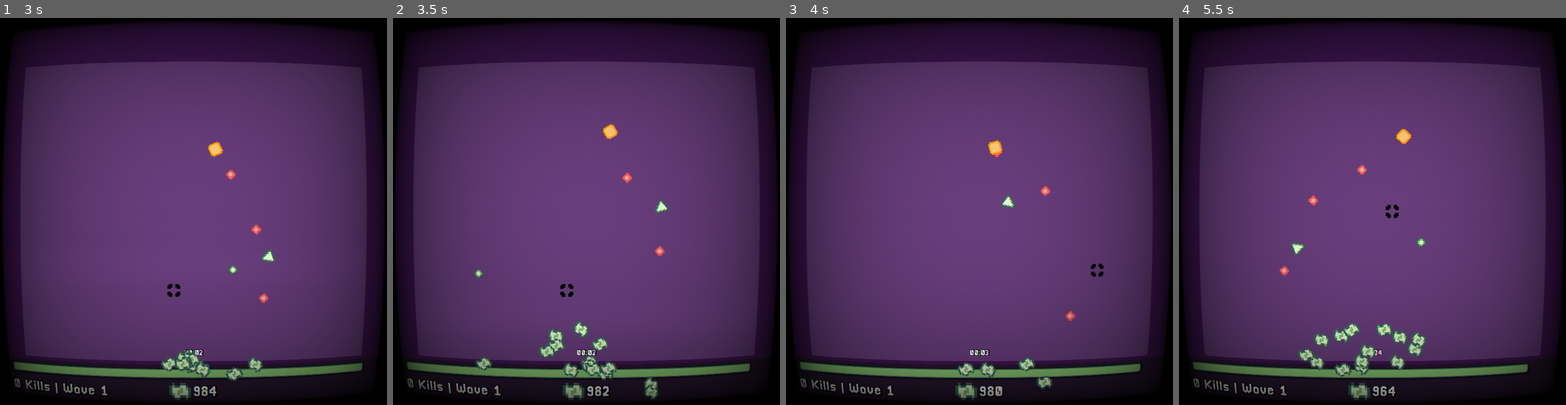
Above: before the commit, frames 1-4 (left to right).
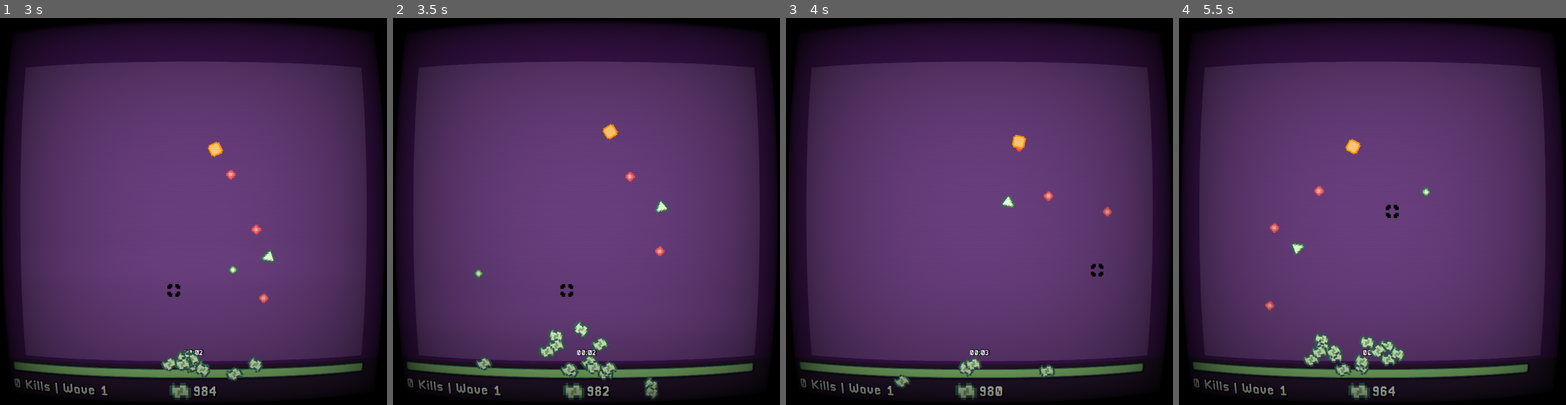
Above: after the commit, the same moments.

Repository: diamonddevv/nvcm-src
Game: Godot game, scene res://scene/main_menu.tscn
Same seed, same stepped clock (60 frames per second), same inputs: the game is played once before the commit and once after it.
Inputs (mouse positions are in pixels of both pictures, inside the frame that each line leads up to):
- Up to frame 1 (3 s): tap H at 0.5, 1.25 s; move the mouse to (278, 192) at 0.52 s; press the mouse at (278, 192) at 0.53 s; hold D (move_right) 0.53-1.28 s; move the mouse to (116, 230) at 1.27 s; release the mouse at (116, 230) at 1.28 s; hold S (move_down) 1.28-2.03 s; tap Space (space_action) at 1.35 s; move the mouse to (232, 126) at 2.02 s; hold D (move_right) 2.03-2.78 s; hold H 2.03-2.78 s; move the mouse to (174, 288) at 2.77 s; hold W (move_up) from 2.78 s (still down); click (174, 288) at 2.85 s
- Up to frame 2 (3.5 s): keep holding W (move_up)
- Up to frame 3 (4 s): move the mouse to (1095, 269) at 3.52 s; release W (move_up) at 3.53 s; hold A (move_left) from 3.53 s (still down); tap Space (space_action) at 3.6 s
- Up to frame 4 (5.5 s): move the mouse to (1256, 153) at 4.27 s; tap H at 4.35 s; move the mouse to (1391, 211) at 5.02 s; release A (move_left) at 5.03 s; press the mouse at (1391, 211) at 5.03 s; hold S (move_down) from 5.03 s (still down)

Frame 1 is identical in both runs. In frame 2, 0.3% of the frame differs, in the area x 43-94%, y 27-93%; in frame 3, 1.1%; in frame 4, 2.3%, in the area x 22-66%, y 28-92%.

Commit message:
new stuffs

Diff:
--- a/obj/menu/customise_panel.tscn
+++ b/obj/menu/customise_panel.tscn
@@ -78,21 +78,21 @@
 texture = ExtResource("2_drio1")
 expand_mode = 2
 
-[node name="WindowButtons" type="TextureRect" parent="WindowTop"]
+[node name="WindowButtons" type="TextureButton" parent="WindowTop"]
 layout_mode = 1
 anchors_preset = 6
 anchor_left = 1.0
 anchor_top = 0.5
 anchor_right = 1.0
 anchor_bottom = 0.5
-offset_left = -26.0
+offset_left = -95.0
 offset_top = -8.0
-offset_right = -10.0
+offset_right = -15.0
 offset_bottom = 8.0
 grow_horizontal = 0
 grow_vertical = 2
-texture = ExtResource("3_5egwg")
-expand_mode = 3
+texture_normal = ExtResource("3_5egwg")
+stretch_mode = 4
 
 [node name="CenterContainer" type="CenterContainer" parent="."]
 layout_mode = 1
@@ -121,7 +121,7 @@
 [node name="ScrollContainer" type="ScrollContainer" parent="CenterContainer/VBoxContainer"]
 custom_minimum_size = Vector2(650, 320)
 layout_mode = 2
-scroll_vertical = 368
+scroll_vertical = 100
 horizontal_scroll_mode = 0
 
 [node name="VBoxContainer" type="VBoxContainer" parent="CenterContainer/VBoxContainer/ScrollContainer"]
@@ -263,7 +263,7 @@
 text = "Cash at Start: "
 min = 100.0
 max = 5000.0
-step = 1.0
+step = 10.0
 start_value = 1000.0
 express_as_percentage = false
 
@@ -297,6 +297,15 @@
 [node name="Stat_Speed" parent="CenterContainer/VBoxContainer/ScrollContainer/VBoxContainer" instance=ExtResource("8_l12am")]
 layout_mode = 2
 text = "Speed: "
+min = 0.1
+max = 50.0
+step = 0.1
+start_value = 10.0
+express_as_percentage = false
+
+[node name="Stat_Damage" parent="CenterContainer/VBoxContainer/ScrollContainer/VBoxContainer" instance=ExtResource("8_l12am")]
+layout_mode = 2
+text = "Damage: "
 min = 0.1
 max = 50.0
 step = 0.1
@@ -407,6 +416,7 @@
 flat = true
 caret_blink = true
 
+[connection signal="pressed" from="WindowTop/WindowButtons" to="." method="_on_customise_button_pressed"]
 [connection signal="pressed" from="CenterContainer/VBoxContainer/Play" to="." method="_on_play_pressed"]
 [connection signal="pressed" from="CenterContainer/VBoxContainer/Close" to="." method="_on_customise_button_pressed"]
 [connection signal="text_changed" from="HackermanLabel/LineEdit" to="." method="_on_hack_enter_change"]
--- a/obj/menu/settings_panel.tscn
+++ b/obj/menu/settings_panel.tscn
@@ -83,6 +83,18 @@
 [node name="CheckButton" type="CheckButton" parent="CenterContainer/VBoxContainer/MenuParticles"]
 layout_mode = 2
 
+[node name="GameMoneyParticles" type="HBoxContainer" parent="CenterContainer/VBoxContainer"]
+layout_mode = 2
+
+[node name="Label" type="Label" parent="CenterContainer/VBoxContainer/GameMoneyParticles"]
+layout_mode = 2
+text = "Game Money Particles: "
+label_settings = ExtResource("2_id1mk")
+horizontal_alignment = 1
+
+[node name="CheckButton" type="CheckButton" parent="CenterContainer/VBoxContainer/GameMoneyParticles"]
+layout_mode = 2
+
 [node name="CRTShader" type="HBoxContainer" parent="CenterContainer/VBoxContainer"]
 layout_mode = 2
 
@@ -93,6 +105,18 @@
 horizontal_alignment = 1
 
 [node name="CheckButton" type="CheckButton" parent="CenterContainer/VBoxContainer/CRTShader"]
+layout_mode = 2
+
+[node name="Screenshake" type="HBoxContainer" parent="CenterContainer/VBoxContainer"]
+layout_mode = 2
+
+[node name="Label" type="Label" parent="CenterContainer/VBoxContainer/Screenshake"]
+layout_mode = 2
+text = "Screenshake: "
+label_settings = ExtResource("2_id1mk")
+horizontal_alignment = 1
+
+[node name="CheckButton" type="CheckButton" parent="CenterContainer/VBoxContainer/Screenshake"]
 layout_mode = 2
 
 [node name="Sep2" type="Control" parent="CenterContainer/VBoxContainer"]
--- a/script/game/game_manager.gd
+++ b/script/game/game_manager.gd
@@ -57,6 +57,7 @@
 		player.barrels = stats["bullets_per_shot"]
 		player.fire_delay = stats["fire_delay"]
 		player.speed = stats["speed"]
+		player.prj_damage = stats["damage"]
 
 		# action costs
 		action_costs = GlobalManager.customisation["action_costs"]
@@ -97,7 +98,7 @@
 		on_wave_cleared(waves_cleared - 1)
 
 	camera.position = 3 * Vector2(randf() - 0.5, randf() - 0.5) * screenshake_trauma
-	screenshake_trauma = move_toward(screenshake_trauma, 0, delta * 3)
+	screenshake_trauma = move_toward(screenshake_trauma, 0, delta * 5)
 
 func _on_player_die():
 	get_tree().change_scene_to_packed.call_deferred(dead_screen)
@@ -171,5 +172,6 @@
 
 
 func add_screenshake(trauma: float):
-	screenshake_trauma += trauma
-	trauma = min(trauma, 5)
+	if GlobalManager.save_data.screenshake:
+		screenshake_trauma += trauma
+		trauma = min(trauma, 5)
--- a/script/game/unit/enemy.gd
+++ b/script/game/unit/enemy.gd
@@ -46,6 +46,7 @@
 
 	random_aggresiveness_modifier = randf()
 	spawn_effect()
+	invincibility_time = 0.0
 
 	shots_left = behaviour.shots
 	timer_ai.start(behaviour.aggression * random_aggresiveness_modifier * 2)
--- a/script/game/unit/unit.gd
+++ b/script/game/unit/unit.gd
@@ -18,7 +18,7 @@
 @export var speed: float = 1000
 @export var fire_delay: float = 0.5
 @export var max_health: float = 100
-@export var invincibility_time: float = 0.1
+@export var invincibility_time: float = 0.2
 @export var prj_damage: float = 10
 @export var spread: float = 25
 @export var barrels: int = 1
@@ -109,7 +109,8 @@
 				get_tree().current_scene.add_child(dpart)
 				dpart.emitting = true
 		else:
-			timer_invincible.start(invincibility_time)
+			if invincibility_time > 0.0:
+				timer_invincible.start(invincibility_time)
 			flash_sprite(4)
 
 			sfx_hurt.pitch_scale = randf_range(0.8, 1.2)
--- a/script/hud/hud.gd
+++ b/script/hud/hud.gd
@@ -53,8 +53,8 @@
 		combo_bar.value = player.timer_combo.time_left
 		combo_bar.max_value = player.timer_combo.wait_time
 
-		if last_money > player.money:
-			for i in (last_money - player.money):
+		if last_money > player.money and GlobalManager.save_data.game_money_particles:
+			for i in min(last_money - player.money, 1000):
 				var p: CPUParticles2D = money_particle.instantiate()
 				p.finished.connect(func(): p.queue_free())
 				p.global_position = Vector2(390, 750)
--- a/script/menu/customise_panel.gd
+++ b/script/menu/customise_panel.gd
@@ -16,6 +16,7 @@
 @onready var bullets_per_shot: StatSlider = $CenterContainer/VBoxContainer/ScrollContainer/VBoxContainer/Stat_BulletsShotPerClick
 @onready var fire_delay: StatSlider = $CenterContainer/VBoxContainer/ScrollContainer/VBoxContainer/Stat_FireDelay
 @onready var speed: StatSlider = $CenterContainer/VBoxContainer/ScrollContainer/VBoxContainer/Stat_Speed
+@onready var damage: StatSlider = $CenterContainer/VBoxContainer/ScrollContainer/VBoxContainer/Stat_Damage
 
 @onready var actioncost_walk: BetterSpinbox = $CenterContainer/VBoxContainer/ScrollContainer/VBoxContainer/Walk/BetterSpinbox
 @onready var actioncost_shoot: BetterSpinbox = $CenterContainer/VBoxContainer/ScrollContainer/VBoxContainer/Shoot/BetterSpinbox
@@ -63,7 +64,8 @@
 			"max_health": max_health.get_val(),
 			"bullets_per_shot": bullets_per_shot.get_val(),
 			"fire_delay": fire_delay.get_val(),
-			"speed": speed.get_val() * 100
+			"speed": speed.get_val() * 100,
+			"damage": damage.get_val()
 		},
 		"action_costs": {
 			"move": actioncost_walk.value,
--- a/script/menu/settings_panel.gd
+++ b/script/menu/settings_panel.gd
@@ -6,19 +6,25 @@
 @onready var master_volume_slider: HSlider = $CenterContainer/VBoxContainer/MasterVolume/Slider
 @onready var music_volume_slider: HSlider = $CenterContainer/VBoxContainer/MusicVolume/Slider
 @onready var menu_particles: CheckButton = $CenterContainer/VBoxContainer/MenuParticles/CheckButton
+@onready var game_money_particles: CheckButton = $CenterContainer/VBoxContainer/GameMoneyParticles/CheckButton
 @onready var crt_shader: CheckButton = $CenterContainer/VBoxContainer/CRTShader/CheckButton
+@onready var screenshake: CheckButton = $CenterContainer/VBoxContainer/Screenshake/CheckButton
 
 func _ready():
 	master_volume_slider.value = GlobalManager.save_data.master_volume * master_volume_slider.max_value
 	music_volume_slider.value = GlobalManager.save_data.music_volume * music_volume_slider.max_value
 	menu_particles.button_pressed = GlobalManager.save_data.menu_particles
+	game_money_particles.button_pressed = GlobalManager.save_data.game_money_particles
 	crt_shader.button_pressed = GlobalManager.save_data.crt_shader
+	screenshake.button_pressed = GlobalManager.save_data.screenshake
 
 func save():
 	GlobalManager.save_data.master_volume = master_volume_slider.value / master_volume_slider.max_value
 	GlobalManager.save_data.music_volume = music_volume_slider.value / music_volume_slider.max_value
 	GlobalManager.save_data.menu_particles = menu_particles.button_pressed
+	GlobalManager.save_data.game_money_particles = game_money_particles.button_pressed
 	GlobalManager.save_data.crt_shader = crt_shader.button_pressed
+	GlobalManager.save_data.screenshake = screenshake.button_pressed
 
 	GlobalManager.apply_settings()
 	close.emit()
--- a/script/resource/save_data.gd
+++ b/script/resource/save_data.gd
@@ -7,7 +7,9 @@
 @export var master_volume: float = 1.0
 @export var music_volume: float = 1.0
 @export var menu_particles: bool = true
+@export var game_money_particles: bool = true
 @export var crt_shader: bool = true
+@export var screenshake: bool = true
 
 @export_category("High Scores")
 @export var highest_floor_reached: int = -1
